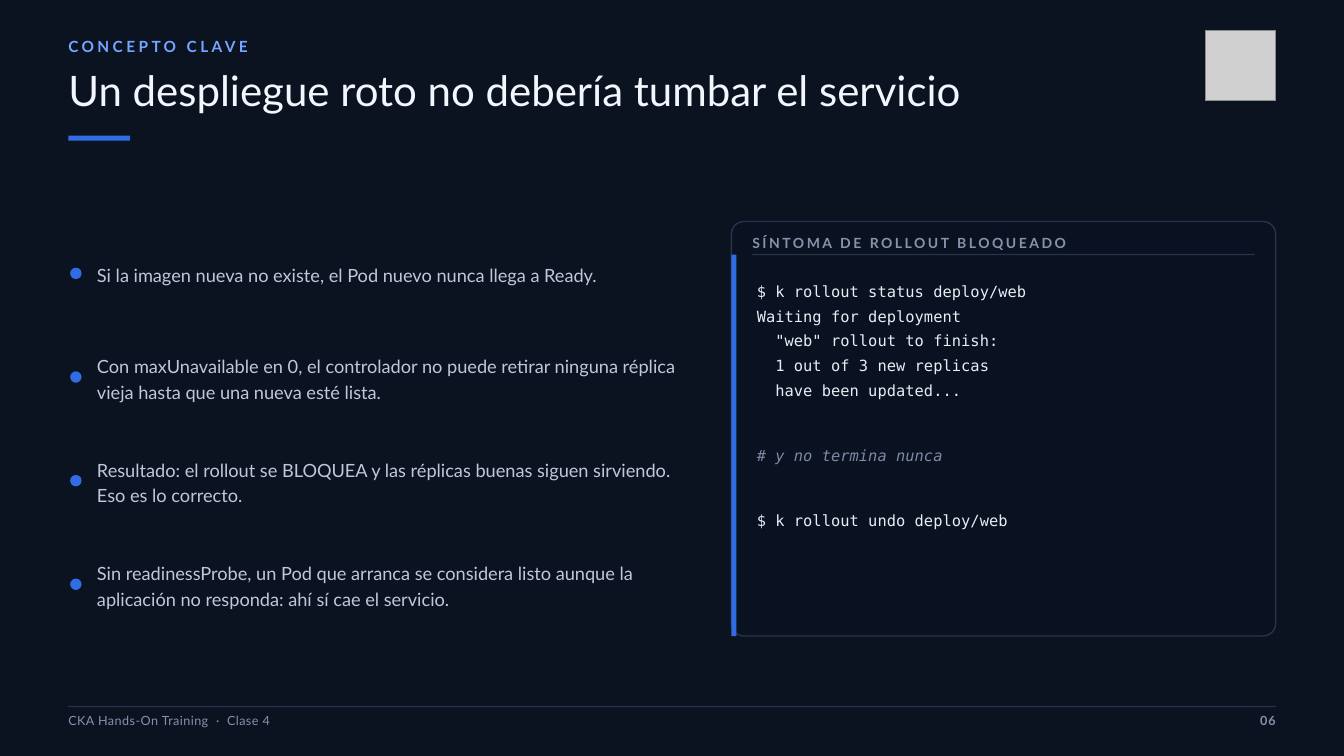
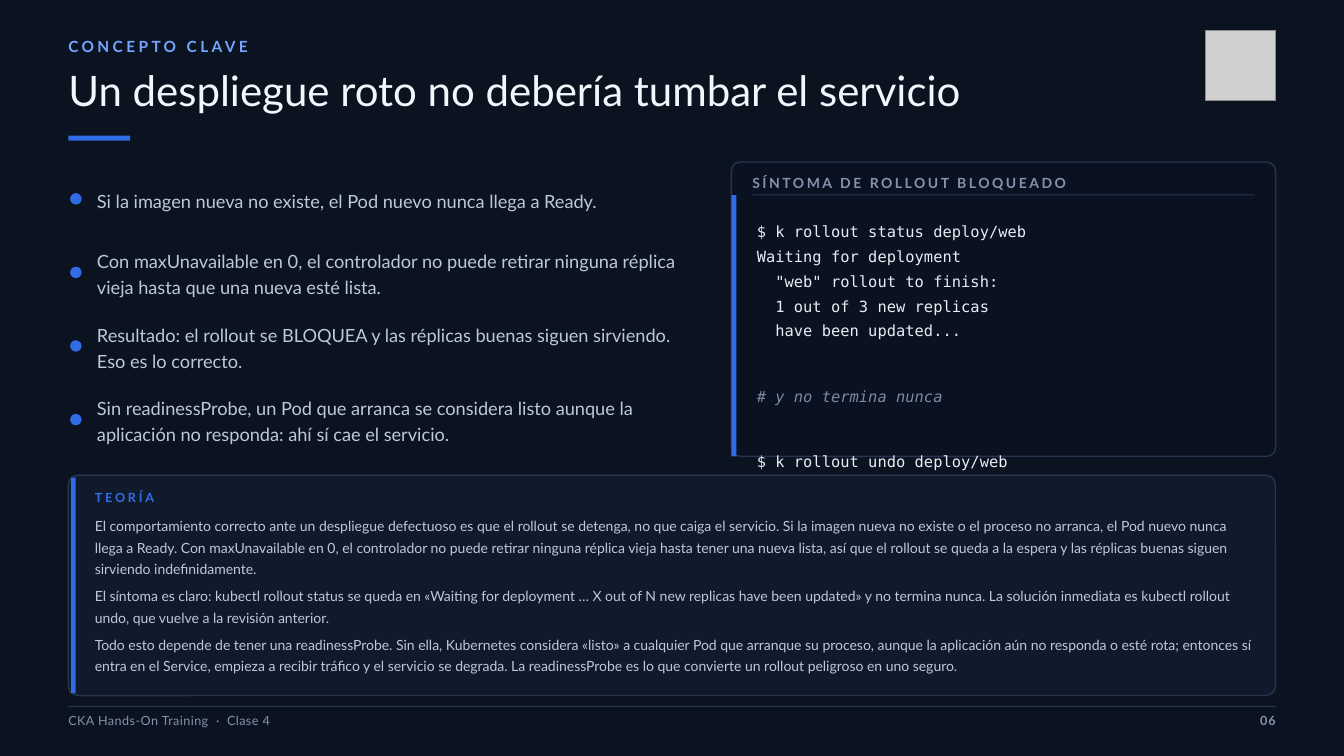
Before and after one commit to brettsacuna/CKA-TRAINING, a slide deck: slide 6 of CLASE-04/01-CLASE-04-CKA.pptx. Drawn at 1344x756 pixels with LibreOffice and Linux fonts; fonts in the diff are those of the drawing; grey boxes stand for pictures. Boxes give left, top, right and bottom in pixels: in the first picture for what was removed or moved away, otherwise in the second. Text is boxed around its words. In the diff, an @@ line names an element or a change of style, - is before the commit and + after.

```diff
--- a/CLASE-04/01-CLASE-04-CKA.pptx
+++ b/CLASE-04/01-CLASE-04-CKA.pptx
@@ text "Si la imagen nueva no ...": place and size @@
-text "Si la imagen nueva no ..." at (97,268,597,286)
+text "Si la imagen nueva no ..." at (97,194,597,212)
@@ rounded rectangle: place and size @@
-rounded rectangle at (732,222,1276,636)
+rounded rectangle at (732,162,1276,457)
@@ ellipse: place and size @@
-ellipse at (71,268,82,279)
+ellipse at (71,194,82,205)
@@ rectangle: place and size @@
-rectangle at (732,255,737,636)
+rectangle at (732,196,737,457)
@@ 2 texts, 1 rectangle: place and size @@
-2 texts, 1 rectangle at (752,235,1254,530)
+2 texts, 1 rectangle at (752,176,1254,471)
@@ text "Con maxUnavailable en 0, el ...": place and size @@
-text "Con maxUnavailable en 0, el ..." at (97,359,675,403)
+text "Con maxUnavailable en 0, el ..." at (97,254,675,298)
@@ ellipse: place and size @@
-ellipse at (71,371,82,382)
+ellipse at (71,267,82,278)
@@ text "Resultado: el rollout se BLOQUEA ...": place and size @@
-text "Resultado: el rollout se BLOQUEA ..." at (97,463,670,502)
+text "Resultado: el rollout se BLOQUEA ..." at (97,328,670,368)
@@ ellipse: place and size @@
-ellipse at (71,475,82,486)
+ellipse at (71,341,82,352)
@@ text "Sin readinessProbe, un Pod que ...": place and size @@
-text "Sin readinessProbe, un Pod que ..." at (97,566,633,609)
+text "Sin readinessProbe, un Pod que ..." at (97,401,633,444)
@@ ellipse: place and size @@
-ellipse at (71,579,82,590)
+ellipse at (71,414,82,425)
@@ rounded rectangle added at (69,475,1276,696), fill #111A2C, outline #26354E 1 pt @@
@@ rectangle added at (72,478,76,694), fill #326CE5 @@
@@ text added at (95,491,1251,674), 10 pt, text #BDC9DB @@
+TEORÍA
+El comportamiento correcto ante un despliegue defectuoso es que el rollout se detenga, no que caiga el servicio. Si la imagen nueva no existe o el proceso no arranca, el Pod nuevo nunca llega a Ready. Con maxUnavailable en 0, el controlador no puede retirar ninguna réplica vieja hasta tener una nueva lista, así que el rollout se queda a la espera y las réplicas buenas siguen sirviendo indefinidamente.
+El síntoma es claro: kubectl rollout status se queda en «Waiting for deployment … X out of N new replicas have been updated» y no termina nunca. La solución inmediata es kubectl rollout undo, que vuelve a la revisión anterior.
+Todo esto depende de tener una readinessProbe. Sin ella, Kubernetes considera «listo» a cualquier Pod que arranque su proceso, aunque la aplicación aún no responda o esté rota; entonces sí entra en el Service, empieza a recibir tráfico y el servicio se degrada. La readinessProbe es lo que convierte un rollout peligroso en uno seguro.
```
Also in this commit, not shown: 5 other slides changed, 14 other files.
